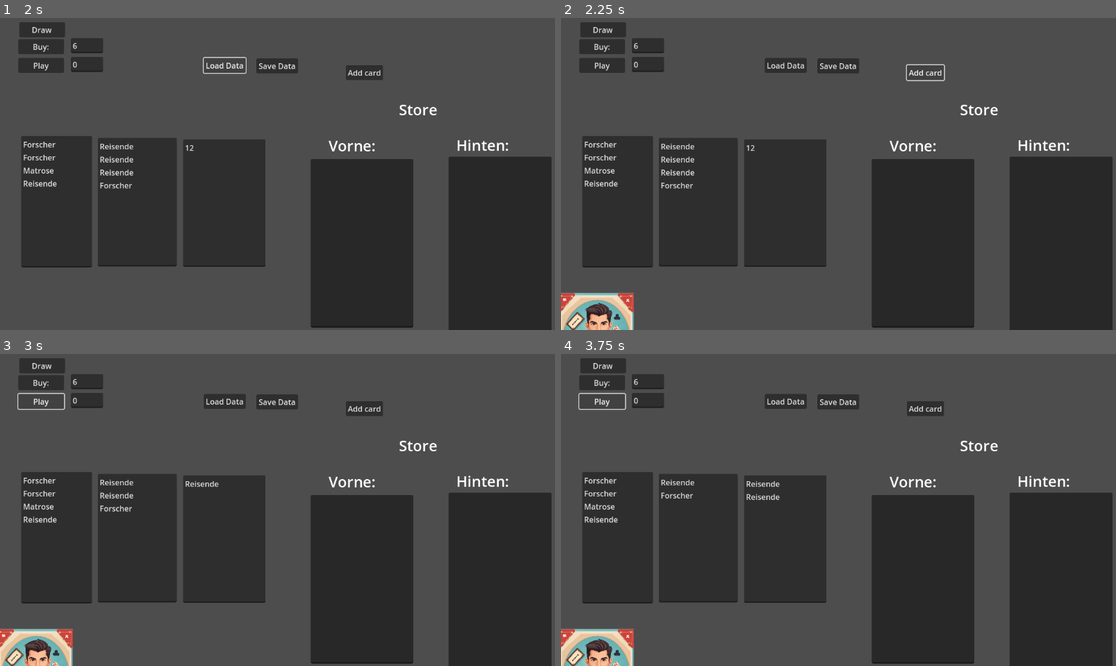
Above: before the commit, frames 1-4 (two rows, left to right).
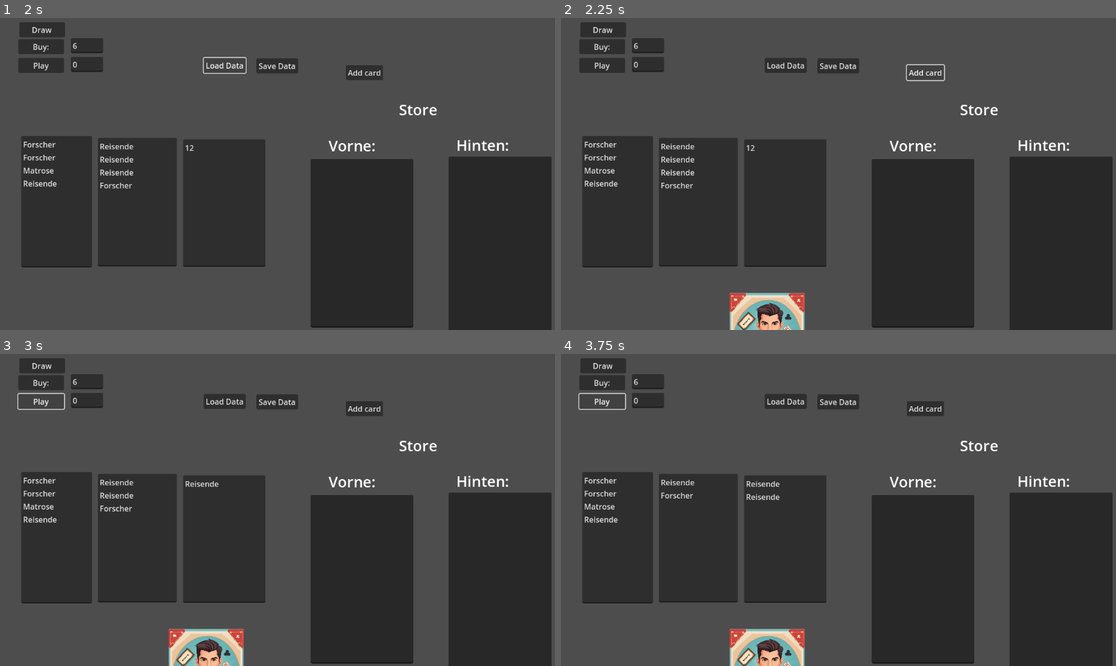
Above: after the commit, the same moments.

Repository: AdminL3/El-Dorado-Assistent
Game: Godot game, scene res://scenes/game.tscn
The game is run twice, just before and just after one commit, with the same random seed, the same clock (stepped at 60 frames per second) and the same inputs.
Inputs (mouse positions are in pixels of both pictures, inside the frame that each line leads up to):
- Up to frame 1 (2 s): click (222, 202) at 0.52 s; type "12" at 0.6 s; click "Load Data" at 1.25 s
- Up to frame 2 (2.25 s): click "Add card" at 2 s
- Up to frame 3 (3 s): click "Play" at 2.75 s
- Up to frame 4 (3.75 s): click "Play" at 3.5 s

Frame 1 is identical in both runs. In frame 2, 3.0% of the frame differs, in the area x 0-44%, y 87-100%; in frame 3, 3.0%; in frame 4, 3.0%.
Error in both runs: Attempt to call function 'get_var' in base 'null instance' on a null instance. (res://scripts/manager.gd:341)

Commit message:
card spawn
when in odd numbers working on even now

Diff:
--- a/scenes/card.tscn
+++ b/scenes/card.tscn
@@ -7,12 +7,15 @@
 
 [node name="Card" type="Control"]
 layout_mode = 3
-anchor_left = 0.067
-anchor_right = 0.067
-offset_left = -77.184
-offset_right = 77.816
+anchors_preset = 5
+anchor_left = 0.5
+anchor_right = 0.5
+offset_left = -77.5
+offset_right = 77.5
 offset_bottom = 224.0
 grow_horizontal = 2
+size_flags_horizontal = 4
+size_flags_vertical = 0
 
 [node name="Area2D" type="Area2D" parent="."]
 
--- a/scripts/manager.gd
+++ b/scripts/manager.gd
@@ -366,14 +366,18 @@
 	sortcards()
 
 func sortcards():
-	var node_width = 70
+	var node_width = 160
 	var control_width = 700
 	var children = control.get_children()
 	var amount = children.size()
-	var mitte = control_width/2
+	var screenmitte = control_width/2
+	var nodemitte = amount/2 + 0.5
 	if amount % 2 == 0:
 		#even
 		pass
 	else:
-		#odd
-		pass
+		#set middle
+		children[nodemitte].global_position = Vector2(screenmitte, control.position.y)
+		if amount == 3:
+			children[0].global_position = Vector2(screenmitte - node_width, control.position.y)
+			children[2].global_position = Vector2(screenmitte + node_width, control.position.y)
